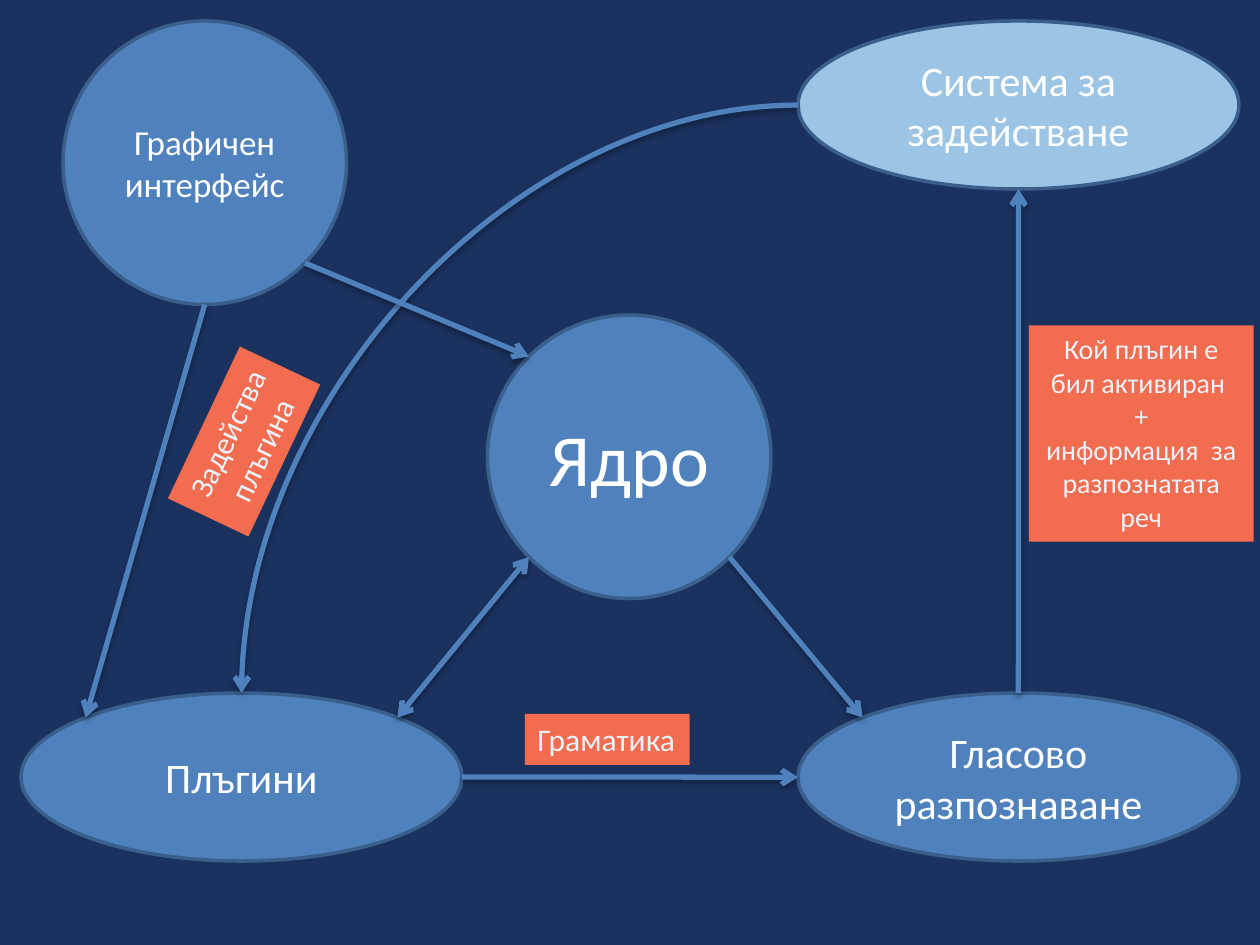
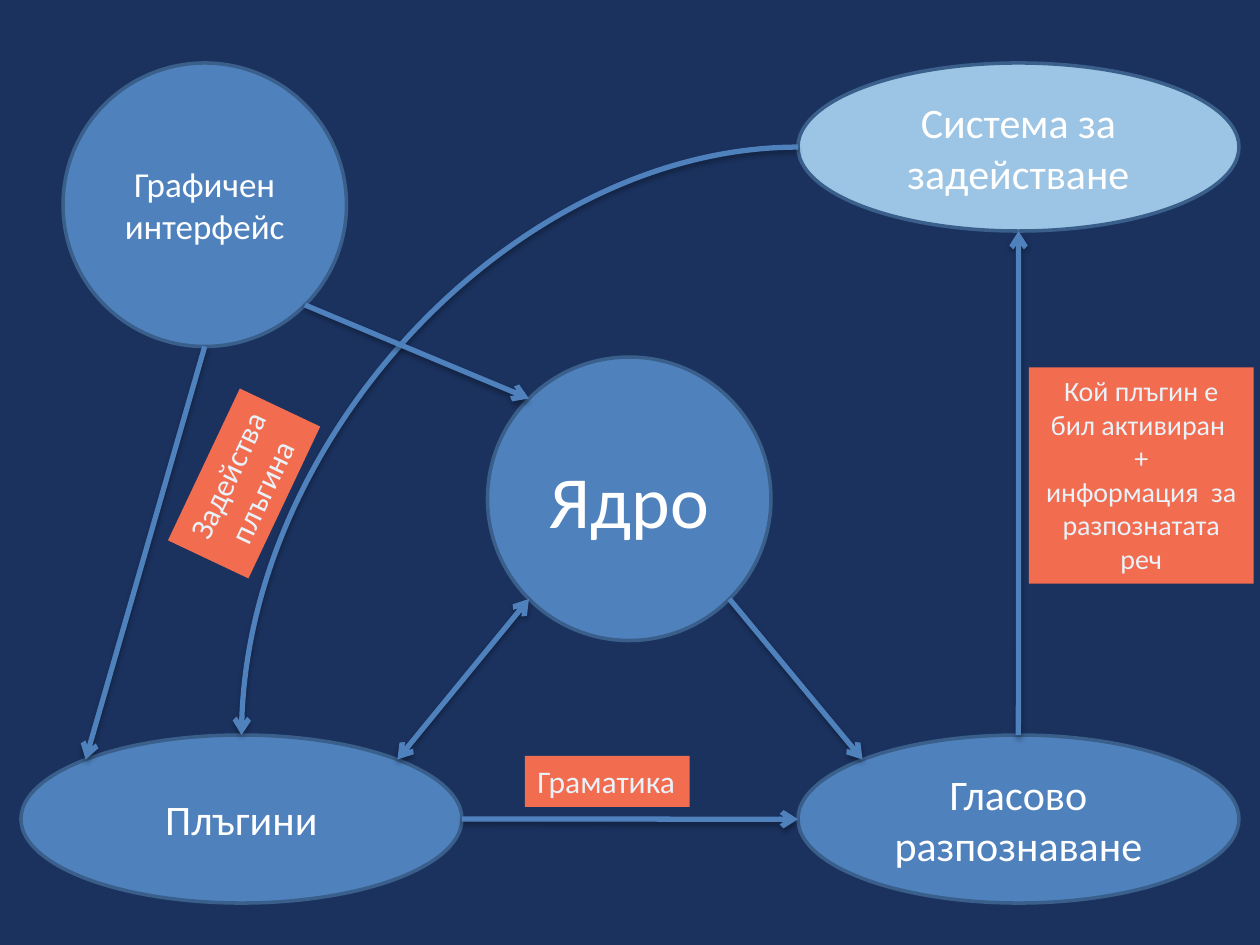
Before and after one commit to ModernSteward/ModernSteward, a slide deck: slide 8 of Presentation/Presentation new style.pptx. Drawn at 1260x945 pixels with LibreOffice and Linux fonts; fonts in the diff are those of the drawing. Boxes give left, top, right and bottom in pixels: in the first picture for what was removed or moved away, otherwise in the second. Text is boxed around its words. In the diff, an @@ line names an element or a change of style, - is before the commit and + after.

```diff
--- a/Presentation/Presentation new style.pptx
+++ b/Presentation/Presentation new style.pptx
@@ rectangle "Кой плъгин е бил активиран ...": place and size @@
-rectangle "Кой плъгин е бил активиран ..." at box(1029, 325, 1254, 542)
+rectangle "Кой плъгин е бил активиран ..." at box(1029, 368, 1254, 585)
@@ 5 ellipses, 5 arrows, 2 rectangles, 1 curved arrow, 1 double arrow: place and size @@
-5 ellipses, 5 arrows, 2 rectangles, 1 curved arrow, 1 double arrow at box(21, 21, 1239, 861)
+5 ellipses, 5 arrows, 2 rectangles, 1 curved arrow, 1 double arrow at box(21, 63, 1239, 902)
```
Also in this commit, not shown: 2 other slides changed, 1 slide added, 43 other files.
